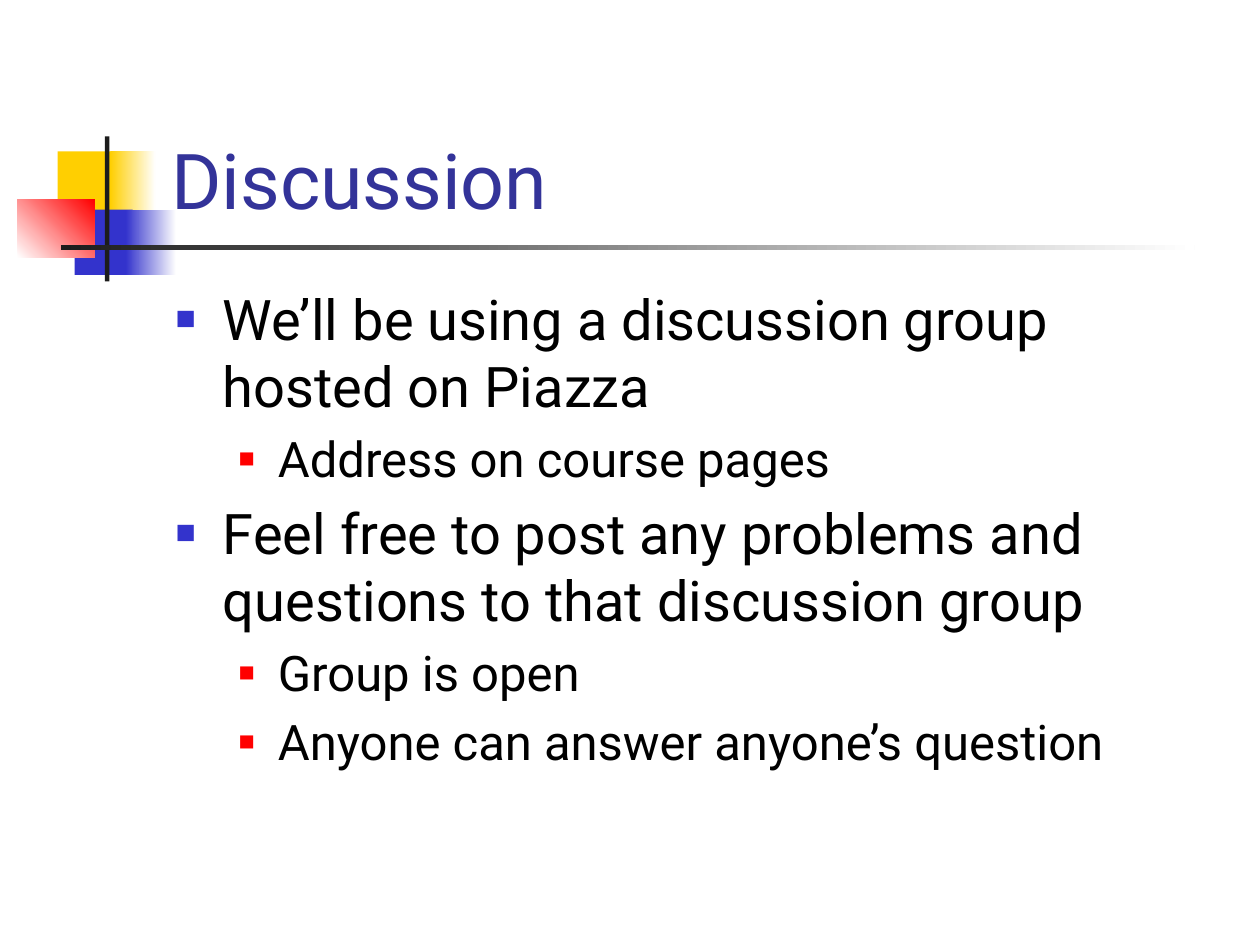
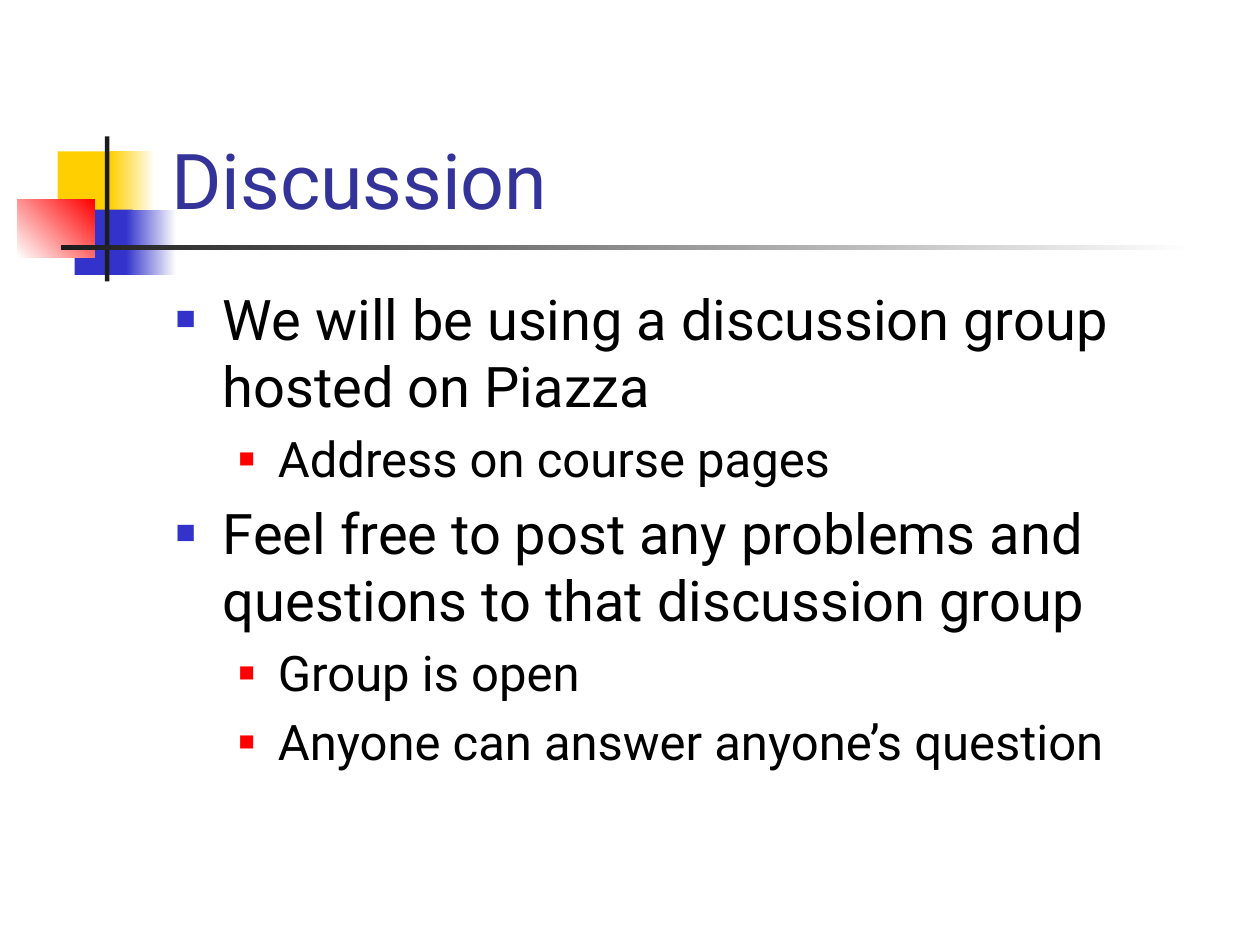
Before and after one commit to csslab-ustc/csslab-ustc.github.io, a slide deck: slide 13 of courses/theory/slides/lec01-overview.pptx. Drawn at 1260x945 pixels with LibreOffice and Linux fonts; fonts in the diff are those of the drawing. Boxes give left, top, right and bottom in pixels: in the first picture for what was removed or moved away, otherwise in the second. Text is boxed around its words. In the diff, an @@ line names an element or a change of style, - is before the commit and + after.

```diff
--- a/courses/theory/slides/lec01-overview.pptx
+++ b/courses/theory/slides/lec01-overview.pptx
@@ text at [223, 298, 1108, 408]: text changed @@
-■ We’ll be using a discussion group hosted on Piazza
+■ We will be using a discussion group hosted on Piazza
```
Also in this commit, not shown: 2 other slides changed, 4 other files.
